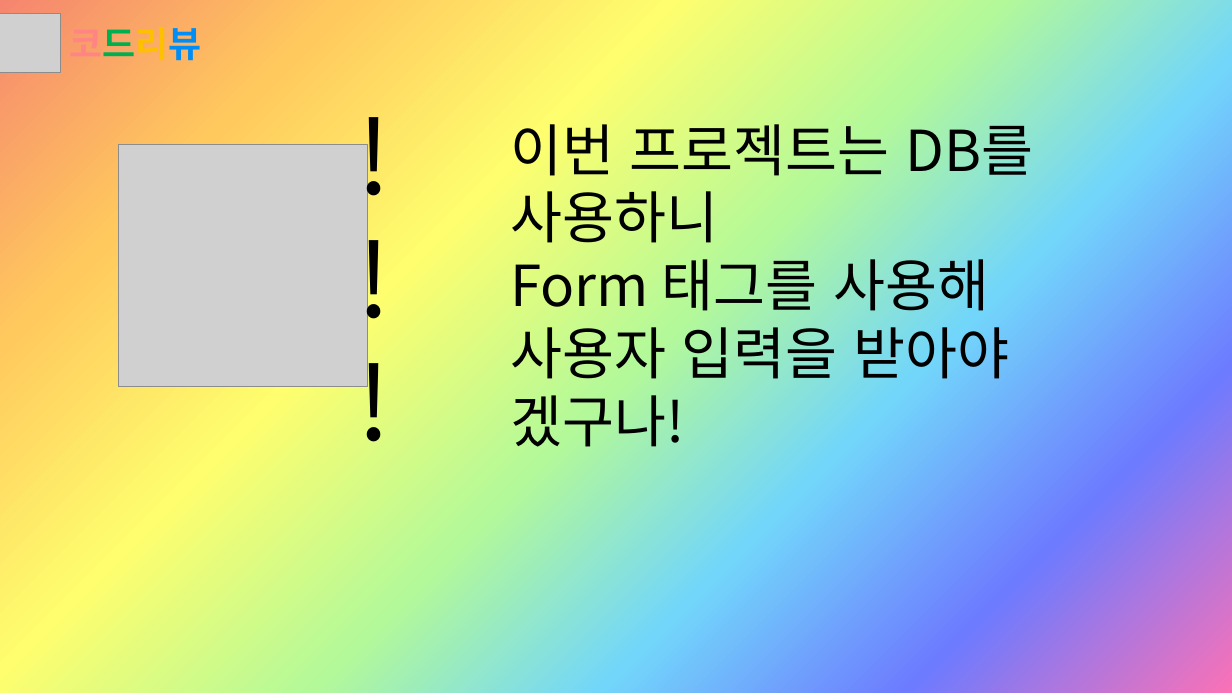
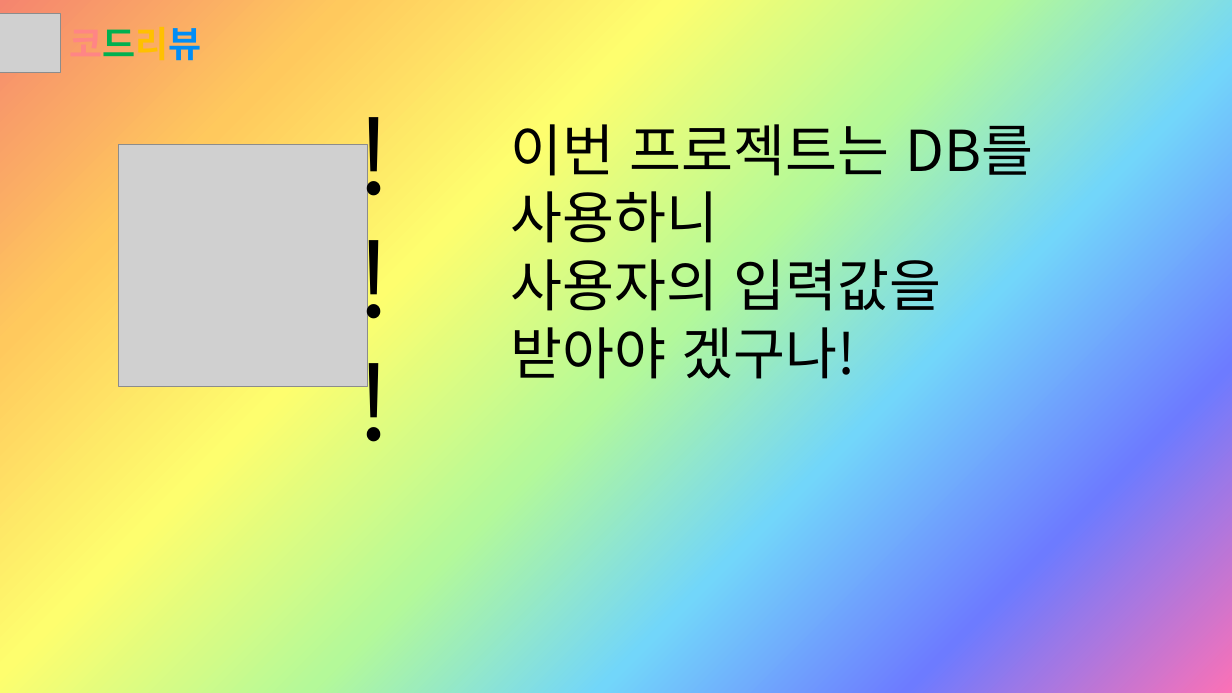
Before and after one commit to Sujin-Lim/DB-Project2, a slide deck: slide 5 of Button.pptx. Drawn at 1232x693 pixels with LibreOffice and Linux fonts; fonts in the diff are those of the drawing; grey boxes stand for pictures. Boxes give left, top, right and bottom in pixels: in the first picture for what was removed or moved away, otherwise in the second. Text is boxed around its words. In the diff, an @@ line names an element or a change of style, - is before the commit and + after.

```diff
--- a/Button.pptx
+++ b/Button.pptx
@@ text at (510,259,942,389): text changed @@
-Form 태그를 사용해
-사용자 입력을 받아야 겠구나!
+사용자의 입력값을 받아야 겠구나!
```
Also in this commit, not shown: 15 other files.
